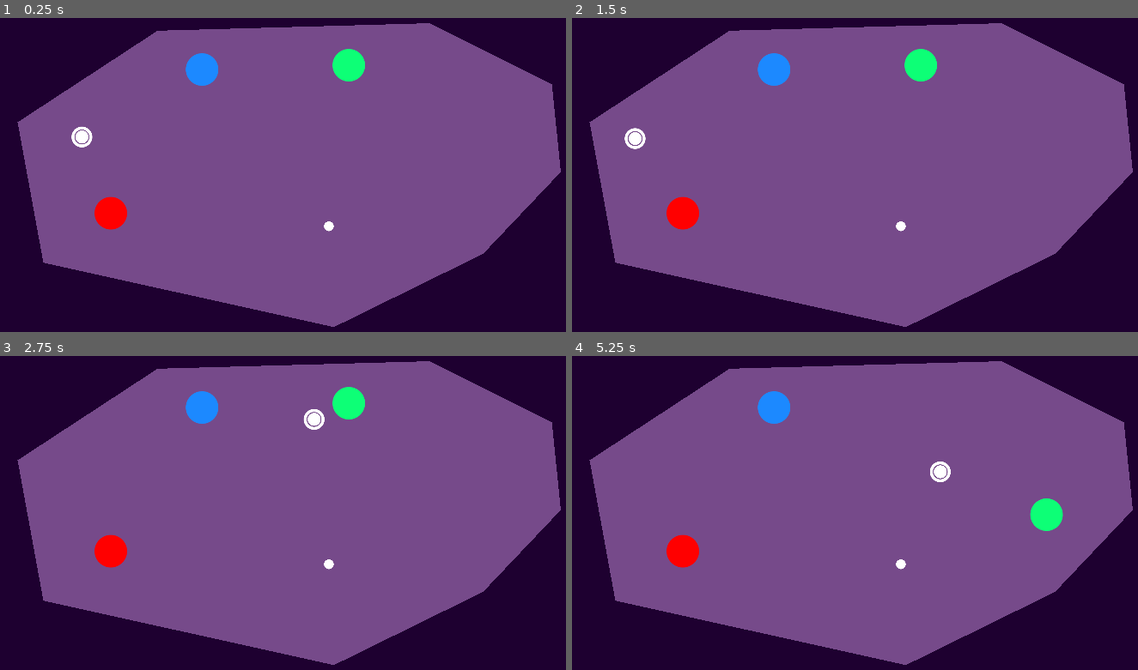
Above: before the commit, frames 1-4 (two rows, left to right).
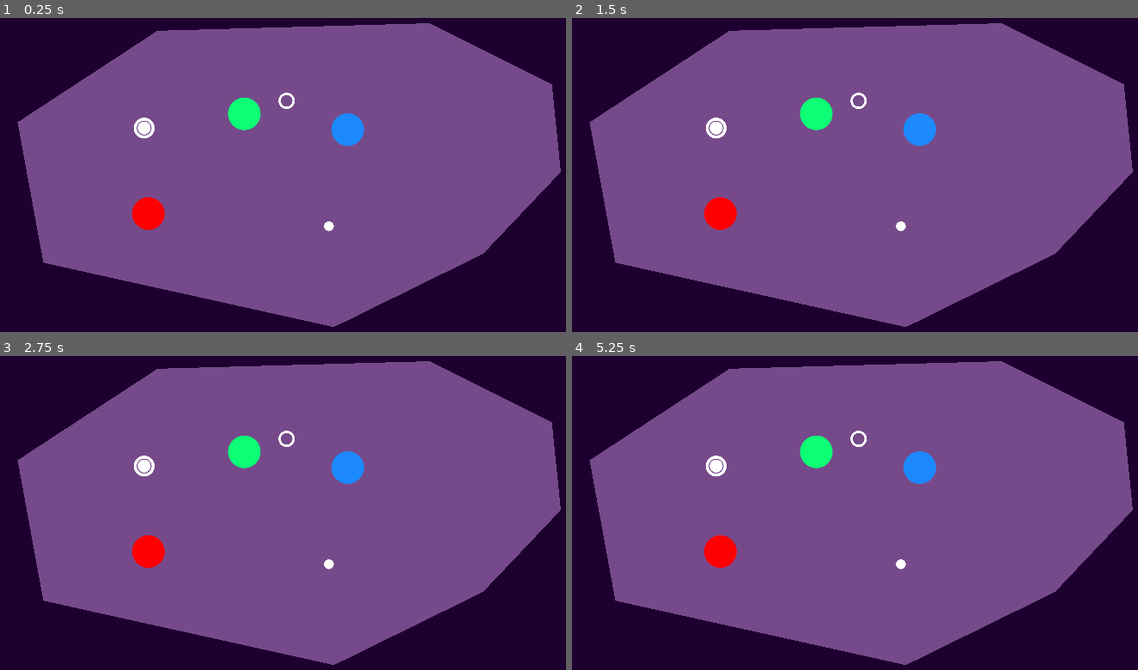
Above: after the commit, the same moments.

Repository: petey3/black-hole-fun
Game: Godot game, scene res://GodPoolGame/Game/Contexts/GameplayContext.tscn
The game is run twice, just before and just after one commit, with the same random seed, the same clock (stepped at 60 frames per second) and the same inputs.
Inputs (mouse positions are in pixels of both pictures, inside the frame that each line leads up to):
- Up to frame 1 (0.25 s): no input
- Up to frame 2 (1.5 s): tap Enter (ui_accept) at 0.5 s; drag from (651, 137) to (939, 87) at 0.52 s; drag from (736, 190) to (838, 247) at 1.27 s
- Up to frame 3 (2.75 s): move the mouse to (367, 425) at 2.02 s; click (367, 425) at 2.17 s
- Up to frame 4 (5.25 s): drag from (838, 585) to (662, 450) at 2.77 s; move the mouse to (1075, 566) at 3.52 s; click (1075, 566) at 3.67 s; tap Enter (ui_accept) at 3.77 s; drag from (662, 450) to (770, 412) at 4.27 s; move the mouse to (905, 509) at 5.02 s; click (905, 509) at 5.17 s

The runs differ from the first frame. In frame 1, 3.3% of the frame differs, in the area x 12-65%, y 9-68%; in frame 2, 3.3%, in the area x 9-65%, y 9-68%; in frame 3, 3.3%; in frame 4, 3.3%.

Commit message:
Basic win state checking

Diff:
--- a/GodPoolGame/Components/PullBackComponent.gd
+++ b/GodPoolGame/Components/PullBackComponent.gd
@@ -57,3 +57,4 @@
 		return
 
 	is_enabled = level_event.is_player_in_control
+	is_draggable = is_enabled
--- a/GodPoolGame/Game/Contexts/Gameplay-Context/UserInterface/GamplayHUD.gd
+++ b/GodPoolGame/Game/Contexts/Gameplay-Context/UserInterface/GamplayHUD.gd
@@ -14,4 +14,8 @@
 		return
 
 	if level_event.state_id == LossConditionMetState.ID:
+		label.text = "WASTED"
 		label.visible = true
+	elif level_event.state_id == WinConditionMetState.ID:
+		label.text = "WINNER"
+		label.visible = true
--- a/GodPoolGame/Game/Entities/CelestialBody.gd
+++ b/GodPoolGame/Game/Entities/CelestialBody.gd
@@ -57,3 +57,8 @@
 func _on_swallowed_by_blackhole():
 	print("BLACKHOLED")
 	queue_free()
+
+
+func _on_collide_with_whitehole():
+	print("WHITEHOLED")
+	queue_free()
--- a/GodPoolGame/Game/Entities/CelestialCueBall.gd
+++ b/GodPoolGame/Game/Entities/CelestialCueBall.gd
@@ -1,5 +1,7 @@
 extends CelestialBody
 class_name CelestialCueBall
+
+var CueBallScenePath = "res://GodPoolGame/Game/Entities/CelestialCueBall.tscn"
 
 onready var pull_back_component = $PullBackComponent
 onready var pointer_sprite = $Pointer
@@ -97,7 +99,12 @@
 func _on_destroy():
 	queue_free()
 
+
 func _on_swallowed_by_blackhole():
-	linear_velocity = Vector2.ZERO
-	velocity = Vector2.ZERO
-	position = shot_start_pos
+	var scene_load = load(CueBallScenePath)
+	var scene_to_spawn = scene_load.instance()
+	scene_to_spawn.scale = self.scale
+	scene_to_spawn.linear_velocity = Vector2.ZERO
+	scene_to_spawn.position = shot_start_pos
+	self.get_parent().add_child(scene_to_spawn)
+	queue_free()
--- /dev/null
+++ b/GodPoolGame/Game/Entities/Events/PlanetChangeEvent.gd
@@ -0,0 +1,13 @@
+extends Event
+class_name PlanetChangeEvent
+
+const ID = "event.planet_change_event"
+
+enum ChangeType { VOID, BLACKHOLE, WHITEHOLE }
+
+var change_type
+var population
+
+func _init(change_type: int, population: int).(ID):
+	self.change_type = change_type
+	self.population = population
--- a/GodPoolGame/Game/Entities/Planet.gd
+++ b/GodPoolGame/Game/Entities/Planet.gd
@@ -9,5 +9,25 @@
 
 func _add_to_groups():
 	._add_to_groups()
+	add_to_group(GodPoolGameConstants.GROUP_ID_PLANET)
 	add_to_group(GodPoolGameConstants.GROUP_ID_BLACKHOLE_SWALLOWABLE)
 	add_to_group(GodPoolGameConstants.GROUP_ID_VOID_SWALLOWABLE)
+	add_to_group(GodPoolGameConstants.GROUP_ID_WHITE_HOLE_CAPTURABLE)
+
+
+func _on_void_destroy():
+	var void_event = PlanetChangeEvent.new(PlanetChangeEvent.ChangeType.VOID, population)
+	EventServices.dispatch().broadcast(void_event)
+	._on_void_destroy()
+
+
+func _on_swallowed_by_blackhole():
+	var blackhole_event = PlanetChangeEvent.new(PlanetChangeEvent.ChangeType.BLACKHOLE, population)
+	EventServices.dispatch().broadcast(blackhole_event)
+	._on_swallowed_by_blackhole()
+
+
+func _on_collide_with_whitehole():
+	var whitehole_event = PlanetChangeEvent.new(PlanetChangeEvent.ChangeType.WHITEHOLE, population)
+	EventServices.dispatch().broadcast(whitehole_event)
+	._on_collide_with_whitehole()
--- /dev/null
+++ b/GodPoolGame/Game/Entities/WhiteHole.tscn
@@ -0,0 +1,18 @@
+[gd_scene load_steps=5 format=2]
+
+[ext_resource path="res://GodPoolGame/Game/Entities/CelestialArea.tscn" type="PackedScene" id=1]
+[ext_resource path="res://WhiteHole.gd" type="Script" id=2]
+[ext_resource path="res://Assets/test-ring.png" type="Texture" id=3]
+
+[sub_resource type="CircleShape2D" id=1]
+radius = 23.65
+
+[node name="WhiteHole" instance=ExtResource( 1 )]
+script = ExtResource( 2 )
+
+[node name="Sprite" parent="." index="0"]
+scale = Vector2( 0.5, 0.5 )
+texture = ExtResource( 3 )
+
+[node name="CollisionShape2D" parent="Area2D" index="0"]
+shape = SubResource( 1 )
--- /dev/null
+++ b/GodPoolGame/Game/EntityServices.gd
@@ -0,0 +1,128 @@
+extends Node
+class_name EntityServices
+
+var level_entity_info: LevelEntityInfo = null
+
+func create_level_info():
+	if level_entity_info:
+		return
+
+	var starting_live_planets = remaining_live_planet_count()
+	var starting_dead_planets = remaining_dead_planet_count()
+	self.level_entity_info = LevelEntityInfo.new(starting_live_planets, starting_dead_planets)
+	EventServices.dispatch().subscribe(PlanetChangeEvent.ID, self, "_on_planet_change_event")
+
+
+func clear_level_info():
+	level_entity_info = null
+
+
+func _on_planet_change_event(event: Event):
+	var change_event := event as PlanetChangeEvent
+	if not change_event:
+		return
+
+	if change_event.population == 0:
+		return
+
+	match change_event.change_type:
+		PlanetChangeEvent.ChangeType.VOID:
+			print("Lost to the void")
+			if not level_entity_info:
+				return
+			level_entity_info.lost_live_planet_count += 1
+		PlanetChangeEvent.ChangeType.BLACKHOLE:
+			print("Lost to the blackhole")
+			if not level_entity_info:
+				return
+			level_entity_info.lost_live_planet_count += 1
+		PlanetChangeEvent.ChangeType.WHITEHOLE:
+			print("Saved by the whitehole")
+			if not level_entity_info:
+				return
+			level_entity_info.saved_live_planet_count += 1
+
+
+func get_all_planets() -> Array:
+	return get_tree().get_nodes_in_group(GodPoolGameConstants.GROUP_ID_PLANET)
+
+
+func total_remaining_planet_count() -> int:
+	return get_all_planets().size()
+
+
+func remaining_live_planet_count() -> int:
+	var all_planets = get_all_planets()
+	var live_planets = []
+	for planet in all_planets:
+		var p := planet as Planet
+		if not p:
+			continue
+
+		if p.has_life():
+			live_planets.append(p)
+
+	return live_planets.size()
+
+
+func remaining_dead_planet_count() -> int:
+	var all_planets = get_all_planets()
+	var dead_planets = []
+	for planet in all_planets:
+		var p := planet as Planet
+		if not p:
+			continue
+
+		if not p.has_life():
+			dead_planets.append(p)
+
+	return dead_planets.size()
+
+
+func are_bodies_still_moving() -> bool:
+	var celestial_bodies = get_tree().get_nodes_in_group(GodPoolGameConstants.GROUP_ID_CELESTIAL_BODY)
+
+	for body in celestial_bodies:
+		var rigid_body := body as RigidBody2D
+		if not rigid_body:
+			continue
+
+		if rigid_body.linear_velocity.length() > 15:
+#			print(rigid_body.name + " is moving: " + str(rigid_body.linear_velocity.length()))
+			return true
+		else:
+			#  force clamp
+			rigid_body.linear_velocity = Vector2.ZERO
+
+
+	return false
+
+
+func saved_live_planets() -> int:
+	if not level_entity_info:
+		return 0
+
+	return level_entity_info.saved_live_planet_count
+
+
+func lost_live_planets() -> int:
+	if not level_entity_info:
+		return 0
+
+	return level_entity_info.lost_live_planet_count
+
+
+func are_all_live_planets_lost() -> bool:
+	if not level_entity_info:
+		return false
+
+	return lost_live_planets() == level_entity_info.starting_live_planet_count
+
+
+func are_all_live_planets_saved() -> bool:
+	if not level_entity_info:
+		return false
+
+	print("Saved Live Planets " + str(saved_live_planets()))
+	print("Starting Live Planets " + str(level_entity_info.starting_live_planet_count))
+	return saved_live_planets() == level_entity_info.starting_live_planet_count
--- /dev/null
+++ b/GodPoolGame/Game/GameplayServices.gd
@@ -0,0 +1,7 @@
+extends Node
+# GameplayServices
+
+onready var entity_services = $EntityServices
+
+func entities() -> EntityServices:
+	return entity_services
--- /dev/null
+++ b/GodPoolGame/Game/GameplayServices.tscn
@@ -0,0 +1,10 @@
+[gd_scene load_steps=3 format=2]
+
+[ext_resource path="res://GodPoolGame/Game/GameplayServices.gd" type="Script" id=1]
+[ext_resource path="res://GodPoolGame/Game/EntityServices.gd" type="Script" id=2]
+
+[node name="GameplayServices" type="Node"]
+script = ExtResource( 1 )
+
+[node name="EntityServices" type="Node" parent="."]
+script = ExtResource( 2 )
--- a/GodPoolGame/Game/GodPoolGameConstants.gd
+++ b/GodPoolGame/Game/GodPoolGameConstants.gd
@@ -4,5 +4,8 @@
 const GROUP_ID_BLACKHOLE_MOVEABLE = "group.blackhole_moveable"
 const GROUP_ID_BLACKHOLE_SWALLOWABLE = "group.blackhole_swallowable"
 const GROUP_ID_CELESTIAL_BODY = "group.celestial_body"
+const GROUP_ID_PLANET = "group.planet"
 const GROUP_ID_CELESTIAL_CUE = "group.celestial_cue"
 const GROUP_ID_VOID_SWALLOWABLE = "group.void_swallowable"
+const GROUP_ID_WHITE_HOLE = "group.white_hole"
+const GROUP_ID_WHITE_HOLE_CAPTURABLE = "group.whitehole_swallowable"
--- a/GodPoolGame/Game/LevelController/LevelController.gd
+++ b/GodPoolGame/Game/LevelController/LevelController.gd
@@ -9,7 +9,3 @@
 # -- Player Turn
 # -- Chaos Turn
 # -- (Repeats)
-# End Level
-# Exit Level
-
-onready var state_machine = $StateMachine
--- a/GodPoolGame/Game/LevelController/States/ChaosTurnState.gd
+++ b/GodPoolGame/Game/LevelController/States/ChaosTurnState.gd
@@ -5,6 +5,10 @@
 
 func enter(properties := {}) -> void:
 	print("Entered CHAOS TURN STATE")
+
+	var intro_timer = InlineTimer.wait(self, 0.5)
+	yield(intro_timer.timer, intro_timer.timeout)
+
 	var level_state_event = LevelStateChangeEvent.new(ID, false)
 	EventServices.dispatch().broadcast(level_state_event)
 
@@ -14,9 +18,9 @@
 	var inline_timer = InlineTimer.wait(self, 3)
 	yield(inline_timer.timer, inline_timer.timeout)
 
-	var celestial_bodies = get_tree().get_nodes_in_group(GodPoolGameConstants.GROUP_ID_CELESTIAL_BODY)
-
-	if celestial_bodies.size() == 1:
+	if GameplayServices.entities().are_all_live_planets_saved():
+		state_machine.transition_to("WinConditionMetState")
+	elif GameplayServices.entities().are_all_live_planets_lost():
 		state_machine.transition_to("LossConditionMetState")
 	else:
 		state_machine.transition_to("PlayerTurnState")
--- a/GodPoolGame/Game/LevelController/States/PlayerTurnState.gd
+++ b/GodPoolGame/Game/LevelController/States/PlayerTurnState.gd
@@ -4,6 +4,7 @@
 const ID = "state.player_turn"
 
 var has_player_shot = false
+var has_triggered_first_frame = false
 
 func _ready():
 	EventServices.dispatch().subscribe(PlayerShot.ID, self, "_on_player_shot")
@@ -15,23 +16,28 @@
 	EventServices.dispatch().broadcast(level_state_event)
 
 
+func update(delta):
+	if has_triggered_first_frame:
+		return
+
+	GameplayServices.entities().create_level_info()
+	has_triggered_first_frame = true
+
+
 func physics_update(delta):
 	if not has_player_shot:
 		return
 
 	var celestial_bodies = get_tree().get_nodes_in_group(GodPoolGameConstants.GROUP_ID_CELESTIAL_BODY)
 
-	if celestial_bodies.size() == 1:
+	# return if bodies are still moving
+	if GameplayServices.entities().are_bodies_still_moving():
+		return
+
+	if GameplayServices.entities().are_all_live_planets_saved():
+		state_machine.transition_to("WinConditionMetState")
+	elif GameplayServices.entities().are_all_live_planets_lost():
 		state_machine.transition_to("LossConditionMetState")
-
-	for body in celestial_bodies:
-		var rigid_body := body as RigidBody2D
-		if not rigid_body:
-			continue
-
-		if rigid_body.linear_velocity.length() > 0:
-#			print("Body Moving: " + body.name + " - " + str(rigid_body.linear_velocity.length()))
-			return
 
 	has_player_shot = false
 	state_machine.transition_to("ChaosTurnState")
--- /dev/null
+++ b/GodPoolGame/Game/LevelEntityInfo.gd
@@ -0,0 +1,13 @@
+extends Object
+class_name LevelEntityInfo
+
+var starting_live_planet_count
+var starting_dead_planet_count
+var saved_live_planet_count
+var lost_live_planet_count
+
+func _init(starting_live: int, starting_dead: int):
+	self.starting_live_planet_count = starting_live
+	self.starting_dead_planet_count = starting_dead
+	self.saved_live_planet_count = 0
+	self.lost_live_planet_count = 0
--- a/GodPoolGame/Game/Levels/Level 1.tscn
+++ b/GodPoolGame/Game/Levels/Level 1.tscn
@@ -1,5 +1,6 @@
-[gd_scene load_steps=5 format=2]
+[gd_scene load_steps=6 format=2]
 
+[ext_resource path="res://GodPoolGame/Game/Entities/WhiteHole.tscn" type="PackedScene" id=1]
 [ext_resource path="res://GodPoolGame/TestSubjects/BlackHole.tscn" type="PackedScene" id=2]
 [ext_resource path="res://GodPoolGame/Game/Entities/CelestialCueBall.tscn" type="PackedScene" id=3]
 [ext_resource path="res://GodPoolGame/Game/Entities/Planet.tscn" type="PackedScene" id=4]
@@ -12,21 +13,34 @@
 
 [node name="Red Planet" parent="Entities" instance=ExtResource( 4 )]
 modulate = Color( 1, 0, 0, 1 )
-position = Vector2( 435, 656 )
+position = Vector2( 540, 657 )
 
 [node name="Green Planet" parent="Entities" instance=ExtResource( 4 )]
 modulate = Color( 0.054902, 1, 0.466667, 1 )
-position = Vector2( 1100, 242 )
+position = Vector2( 808, 378 )
+__meta__ = {
+"_edit_group_": true
+}
+population = 100
+
+[node name="Blue Planet" parent="Entities" instance=ExtResource( 4 )]
+modulate = Color( 0.113725, 0.541176, 1, 1 )
+position = Vector2( 1097, 422 )
 __meta__ = {
 "_edit_group_": true
 }
 
-[node name="Blue Planet" parent="Entities" instance=ExtResource( 4 )]
-modulate = Color( 0.113725, 0.541176, 1, 1 )
-position = Vector2( 690, 254 )
-
 [node name="CelestialCueBall" parent="Entities" instance=ExtResource( 3 )]
-position = Vector2( 354, 443 )
+position = Vector2( 528, 418 )
+__meta__ = {
+"_edit_group_": true
+}
 
 [node name="BlackHole" parent="Entities" instance=ExtResource( 2 )]
 position = Vector2( 1044, 693 )
+
+[node name="WhiteHole" parent="Entities" instance=ExtResource( 1 )]
+position = Vector2( 926, 342 )
+__meta__ = {
+"_edit_group_": true
+}
--- a/GodPoolGame/Game/MusicChan.gd
+++ b/GodPoolGame/Game/MusicChan.gd
@@ -1,21 +1,21 @@
 extends AudioStreamPlayer
 
 
-export (float) var playback_volume = 0
+export (float) var playback_volume = 0.0
 
 func _ready():
-	volume_db = -80
+	volume_db = -80.0
 
 func mute():
-	volume_db = -80
+	volume_db = -80.0
 
 func unmute():
 	volume_db = playback_volume
 
-func fade_in(length: float = 2):
+func fade_in(length: float = 2.0):
 	var tween = get_tree().create_tween()
 	tween.tween_property(self, "volume_db", playback_volume, length)
 
-func fade_out(length: float = 2):
+func fade_out(length: float = 2.0):
 	var tween = get_tree().create_tween()
-	tween.tween_property(self, "volume_db", -80, length)
+	tween.tween_property(self, "volume_db", -80.0, length)
--- a/GodPoolGame/TestSubjects/BlackHole.gd
+++ b/GodPoolGame/TestSubjects/BlackHole.gd
@@ -20,13 +20,14 @@
 	for body in celestial_bodies:
 		var direction = position.direction_to(body.position)
 		var sq_magnitude = position.distance_squared_to(body.position)
-		body.global_position # load bearing be wary of removing
+#		body.global_position # load bearing be wary of removing
 		var is_in_kill_zone = sq_magnitude < kill_zone_radius * kill_zone_radius
 		var is_swallowable = body.is_in_group(GodPoolGameConstants.GROUP_ID_BLACKHOLE_SWALLOWABLE)
 		if is_in_kill_zone and is_swallowable:
 			if body.has_method(SWALLOW_METHOD):
 				body.call(SWALLOW_METHOD)
 			emit_signal("swallow_body", body)
+			continue
 
 		var output_magnitude = (1 / (sq_magnitude + influence)) * (influence * strength)
 		if output_magnitude < dead_zone:
--- /dev/null
+++ b/WhiteHole.gd
@@ -0,0 +1,53 @@
+extends CelestialArea
+class_name WhiteHole
+
+const CAPTURE_METHOD = "_on_collide_with_whitehole"
+
+func _ready():
+	EventServices.dispatch().subscribe(LevelStateChangeEvent.ID, self, "_on_level_state_changed")
+	if not area.is_connected("body_entered", self, "_on_body_entered"):
+		area.connect("body_entered", self, "_on_body_entered")
+	_add_to_groups()
+
+
+func _add_to_groups():
+	add_to_group(GodPoolGameConstants.GROUP_ID_WHITE_HOLE)
+
+
+func _on_body_entered(body: Node):
+	var planet := body as Planet
+	if not planet:
+		return
+
+	if planet.has_life():
+		print("SAVED LIVES")
+	else:
+		print("NOTHING TO SAVE")
+
+	if planet.has_method(CAPTURE_METHOD):
+		planet.call(CAPTURE_METHOD)
+
+
+#func _on_void_destroy():
+#	print("OVERRIDE - destroy on void")
+
+
+func _on_level_state_changed(event: Event):
+#	var level_change_event := event as LevelStateChangeEvent
+#	if not level_change_event:
+#		return
+#
+#	should_destroy_on_contact = not level_change_event.is_player_in_control
+#	if _should_destroy_from_void():
+#		_on_void_destroy()
+	pass
+
+
+func _should_destroy_from_void() -> bool:
+#	var void_swallowable = is_in_group(GodPoolGameConstants.GROUP_ID_VOID_SWALLOWABLE)
+#	# TODO: Check that this isn't another ball!
+#	# TODO: Check that this isn't another ball!
+#	var in_contact_with_void = get_colliding_bodies().size() > 0
+#
+#	return void_swallowable and in_contact_with_void and should_destroy_on_contact
+	return false
--- a/project.godot
+++ b/project.godot
@@ -94,6 +94,11 @@
 "language": "GDScript",
 "path": "res://GodPoolGame/Game/LevelController/Events/EnterNextUniverseStateEvent.gd"
 }, {
+"base": "Node",
+"class": "EntityServices",
+"language": "GDScript",
+"path": "res://GodPoolGame/Game/EntityServices.gd"
+}, {
 "base": "Object",
 "class": "Event",
 "language": "GDScript",
@@ -149,6 +154,11 @@
 "language": "GDScript",
 "path": "res://GodPoolGame/Game/LevelController/LevelController.gd"
 }, {
+"base": "Object",
+"class": "LevelEntityInfo",
+"language": "GDScript",
+"path": "res://GodPoolGame/Game/LevelEntityInfo.gd"
+}, {
 "base": "Event",
 "class": "LevelStateChangeEvent",
 "language": "GDScript",
@@ -175,6 +185,11 @@
 "path": "res://GodPoolGame/Game/Entities/Planet.gd"
 }, {
 "base": "Event",
+"class": "PlanetChangeEvent",
+"language": "GDScript",
+"path": "res://GodPoolGame/Game/Entities/Events/PlanetChangeEvent.gd"
+}, {
+"base": "Event",
 "class": "PlayerShot",
 "language": "GDScript",
 "path": "res://GodPoolGame/Game/Player/Events/PlayerShot.gd"
@@ -323,6 +338,11 @@
 "class": "WaveSequencer",
 "language": "GDScript",
 "path": "res://JamKit/Sequencers/Float/WaveSequencer.gd"
+}, {
+"base": "CelestialArea",
+"class": "WhiteHole",
+"language": "GDScript",
+"path": "res://WhiteHole.gd"
 }, {
 "base": "State",
 "class": "WinConditionMetState",
@@ -347,6 +367,7 @@
 "DictionaryEvent": "",
 "DirectionCalculator2D": "",
 "EnterNextUniverseStateEvent": "",
+"EntityServices": "",
 "Event": "",
 "EventDispatchService": "",
 "EventSubscription": "",
@@ -358,11 +379,13 @@
 "InlineTimer": "",
 "IntSequencer": "",
 "LevelController": "",
+"LevelEntityInfo": "",
 "LevelStateChangeEvent": "",
 "LossConditionMetState": "",
 "MovementComponent2D": "",
 "Normalizer": "",
 "Planet": "",
+"PlanetChangeEvent": "",
 "PlayerShot": "",
 "PlayerTurnState": "",
 "PullBackComponent": "",
@@ -393,6 +416,7 @@
 "ValuePoolComponent": "",
 "WASDDirectionCalculator2D": "",
 "WaveSequencer": "",
+"WhiteHole": "",
 "WinConditionMetState": ""
 }
 
@@ -407,6 +431,7 @@
 EventServices="*res://JamKit/Events/EventServices.tscn"
 PresentationServices="*res://JamKit/Presentation/PresentationServices.tscn"
 GodPoolGameConstants="*res://GodPoolGame/Game/GodPoolGameConstants.tscn"
+GameplayServices="*res://GodPoolGame/Game/GameplayServices.tscn"
 MusicMan="*res://GodPoolGame/Game/MusicMan.tscn"
 
 [display]
